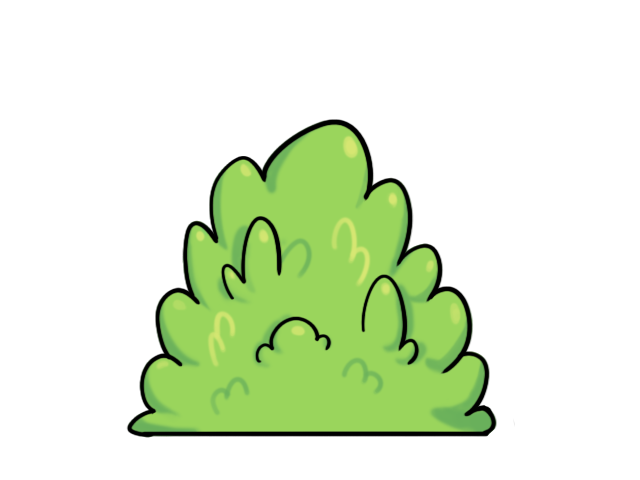
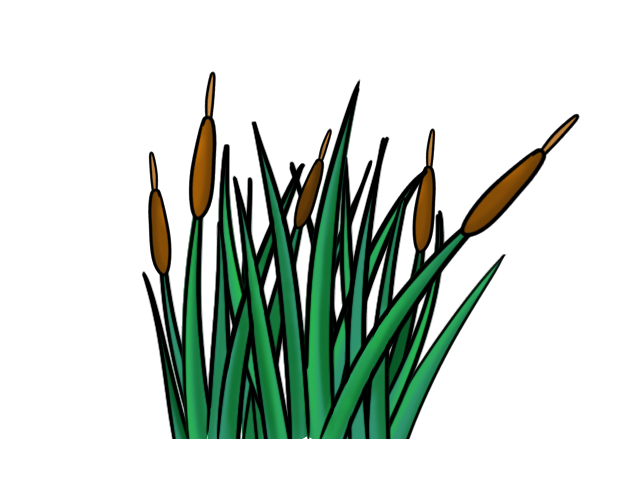
Layered file, before and after one edit (640×480). Changes by layer:
added group "Group 1" with 23 layers above "Layer 5" over [141, 71, 580, 439]
added group "Group 2 copy 2" with 2 layers in group "Group 1" over [147, 151, 172, 277]
added layer "Layer 11" (1st of 5, in "Group 1" › "Group 2 copy 2") in group "Group 2 copy 2" over [147, 151, 172, 277]
added group "Group 2 copy" with 2 layers in group "Group 1" over [188, 71, 218, 221]
added layer "Layer 11" (2nd of 5, in "Group 1" › "Group 2 copy") in group "Group 2 copy" over [188, 71, 218, 221]
added layer "Layer 11 copy" (2nd of 5, in "Group 1" › "Group 2 copy") in group "Group 2 copy" over [188, 71, 218, 221]
added group "Group 2" with 2 layers in group "Group 1" over [459, 113, 580, 238]
added layer "Layer 11" (3rd of 5, in "Group 1" › "Group 2") in group "Group 2" over [459, 113, 580, 238]
added layer "Layer 11 copy" (3rd of 5, in "Group 1" › "Group 2") in group "Group 2" over [459, 113, 580, 238]
added layer "Layer 8" in group "Group 1" over [181, 78, 500, 439]
added layer "Layer 8 copy 2" in group "Group 1" over [181, 78, 500, 439]
added layer "Layer 8 copy" in group "Group 1" over [181, 78, 500, 439]
added layer "Layer 10" in group "Group 1" over [218, 144, 445, 439]
added layer "Layer 10 copy 2" in group "Group 1" over [218, 144, 445, 439]
added layer "Layer 10 copy" in group "Group 1" over [218, 144, 445, 439]
added group "Group 2 copy 4" with 2 layers in group "Group 1" over [293, 128, 332, 230]
added layer "Layer 11" (4th of 5, in "Group 1" › "Group 2 copy 4") in group "Group 2 copy 4" over [293, 128, 332, 230]
added layer "Layer 11 copy" (4th of 5, in "Group 1" › "Group 2 copy 4") in group "Group 2 copy 4" over [293, 128, 332, 230]
added layer "Layer 9" in group "Group 1" over [141, 159, 507, 439]
added layer "Layer 9 copy" in group "Group 1" over [141, 159, 507, 439]
hid "Layer 5" over [126, 119, 515, 438]
hid "Layer 5 copy" over [126, 119, 515, 438]
…and 4 more changes (4 added)
